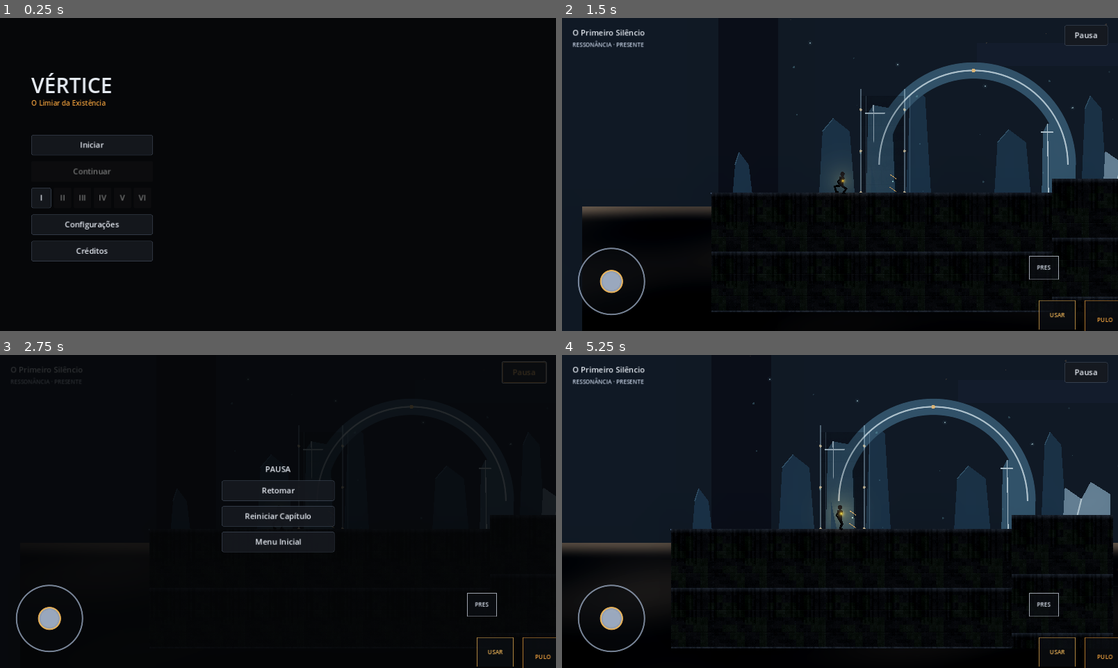
Above: before the commit, frames 1-4 (two rows, left to right).
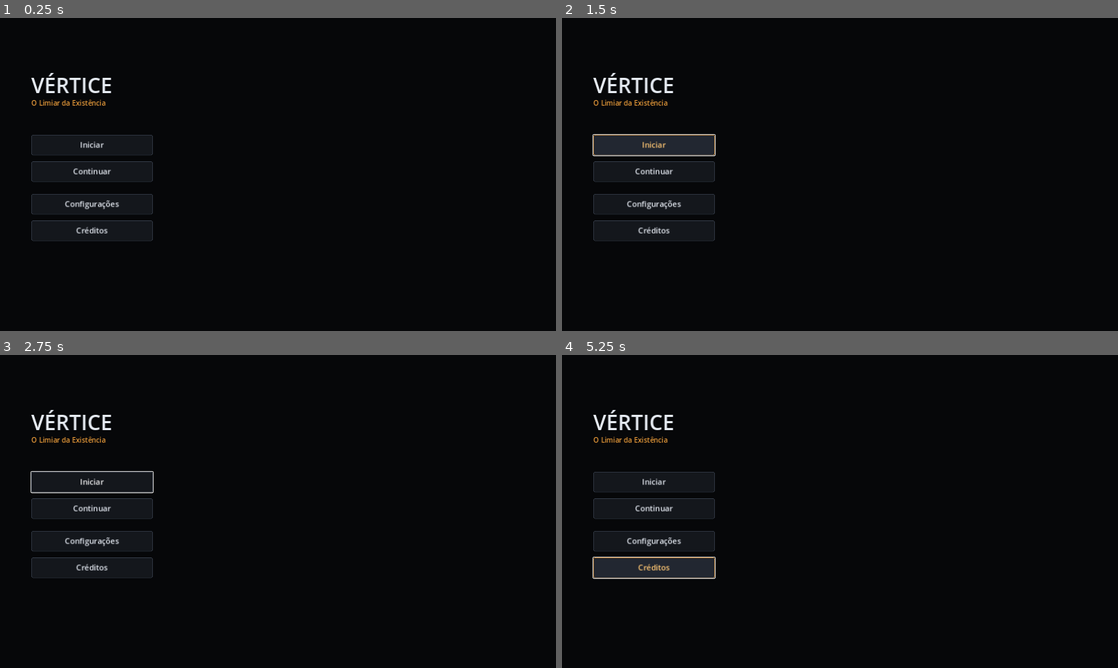
Above: after the commit, the same moments.

Repository: maguillah/VERTICE
Game: Godot game, scene res://scenes/main.tscn
Two runs of this game, one before a commit and one after it. Both use one fixed random seed, a clock stepped at 60 frames per second and the inputs below.
Inputs (mouse positions are in pixels of both pictures, inside the frame that each line leads up to):
- Up to frame 1 (0.25 s): no input
- Up to frame 2 (1.5 s): click "Iniciar" at 0.5 s; click (656, 143) at 1.25 s, where only the run after the commit has a clickable "Iniciar"
- Up to frame 3 (2.75 s): click (522, 373) at 2 s, where only the run before the commit has a clickable "Pausa"
- Up to frame 4 (5.25 s): click (840, 517) at 2.75 s, where only the run before the commit has a clickable "Reiniciar Capítulo"; drag from (612, 617) to (823, 458) at 3.52 s; click (656, 508) at 4.25 s, where only the run after the commit has a clickable "Continuar"; click (656, 567) at 5 s, where only the run after the commit has a clickable "Créditos"

The runs differ from the first frame. In frame 1, 1.0% of the frame differs, in the area x 5-28%, y 45-78%; in frame 2, 50%, in the area x 0-100%, y 0-100%; in frame 3, 3.4%; in frame 4, 49%.
Error after the commit: Parse Error: Used space character for indentation instead of tab as used before in the file. (res://scripts/save_manager.gd:90)

Commit message:
Preparar controles circulares e layout persistente

Diff:
--- a/VERTICE/scripts/save_manager.gd
+++ b/VERTICE/scripts/save_manager.gd
@@ -23,7 +23,15 @@
 	"master_volume": 0.85,
 	"muted": false,
 	"touch_sensitivity": 1.0,
-	"quality": 1
+	"quality": 1,
+    "touch_layout": {
+        "joystick": {"x": 0.19, "y": 0.78, "size": 180.0},
+        "jump": {"x": 0.83, "y": 0.77, "size": 110.0},
+        "interact": {"x": 0.70, "y": 0.87, "size": 84.0},
+        "present": {"x": 0.69, "y": 0.68, "size": 72.0},
+        "echo": {"x": 0.81, "y": 0.63, "size": 72.0},
+        "ruptura": {"x": 0.92, "y": 0.70, "size": 72.0}
+    }
 }
 
 func _ready() -> void:
@@ -79,6 +87,21 @@
 	data["quality"] = clampi(quality, 0, 2)
 	_write_file()
 
+func save_touch_layout(layout: Dictionary) -> void:
+    data["touch_layout"] = layout.duplicate(true)
+    _write_file()
+
+func reset_touch_layout() -> void:
+    data["touch_layout"] = {
+        "joystick": {"x": 0.19, "y": 0.78, "size": 180.0},
+        "jump": {"x": 0.83, "y": 0.77, "size": 110.0},
+        "interact": {"x": 0.70, "y": 0.87, "size": 84.0},
+        "present": {"x": 0.69, "y": 0.68, "size": 72.0},
+        "echo": {"x": 0.81, "y": 0.63, "size": 72.0},
+        "ruptura": {"x": 0.92, "y": 0.70, "size": 72.0}
+    }
+    _write_file()
+
 func reset_progress() -> void:
 	data["has_save"] = false
 	data["chapter_number"] = 1
--- a/VERTICE/scripts/touch_controls.gd
+++ b/VERTICE/scripts/touch_controls.gd
@@ -15,6 +15,23 @@
 @onready var btn_echo: TouchScreenButton = $ResonancePad/BtnEcho
 @onready var btn_ruptura: TouchScreenButton = $ResonancePad/BtnRuptura
 
+const DEFAULT_LAYOUT := {
+    "joystick": {"x": 0.19, "y": 0.78, "size": 180.0},
+    "jump": {"x": 0.83, "y": 0.77, "size": 110.0},
+    "interact": {"x": 0.70, "y": 0.87, "size": 84.0},
+    "present": {"x": 0.69, "y": 0.68, "size": 72.0},
+    "echo": {"x": 0.81, "y": 0.63, "size": 72.0},
+    "ruptura": {"x": 0.92, "y": 0.70, "size": 72.0}
+}
+
+const BUTTON_STYLES := {
+    "jump": {"label": "PULO", "color": Color(0.95, 0.64, 0.24, 1.0)},
+    "interact": {"label": "USAR", "color": Color(0.95, 0.72, 0.34, 1.0)},
+    "present": {"label": "PRES", "color": Color(0.86, 0.89, 0.94, 1.0)},
+    "echo": {"label": "ECO", "color": Color(0.95, 0.72, 0.34, 1.0)},
+    "ruptura": {"label": "RUPT", "color": Color(1.0, 0.56, 0.22, 1.0)}
+}
+
 func _ready() -> void:
     sensitivity = float(SaveManager.data.get("touch_sensitivity", 1.0))
     add_to_group("touch_controls")
@@ -22,28 +39,111 @@
     _joystick = Control.new()
     _joystick.name = "VirtualJoystick"
     _joystick.set_script(load("res://scripts/virtual_joystick.gd"))
-    _joystick.anchor_left = 0.0
-    _joystick.anchor_right = 0.0
-    _joystick.anchor_top = 1.0
-    _joystick.anchor_bottom = 1.0
-    _joystick.offset_left = 24.0
-    _joystick.offset_top = -204.0
-    _joystick.offset_right = 204.0
-    _joystick.offset_bottom = -24.0
     add_child(_joystick)
-    _joystick.connect("direction_changed", _on_joystick_changed)
+    _joystick.direction_changed.connect(_on_joystick_changed)
 
+    _prepare_button_parents()
     _setup_button_visuals()
+    apply_saved_layout()
+
     if not ResonanceSystem.state_unlocked.is_connected(_refresh_unlocks):
         ResonanceSystem.state_unlocked.connect(_refresh_unlocks)
     _refresh_unlocks(0)
 
+func _prepare_button_parents() -> void:
+    for path in ["RightPad", "ResonancePad"]:
+        var pad := get_node_or_null(path) as Control
+        if pad:
+            pad.anchor_left = 0.0
+            pad.anchor_top = 0.0
+            pad.anchor_right = 1.0
+            pad.anchor_bottom = 1.0
+            pad.offset_left = 0.0
+            pad.offset_top = 0.0
+            pad.offset_right = 0.0
+            pad.offset_bottom = 0.0
+
 func _setup_button_visuals() -> void:
-    _configure_touch_btn(btn_interact, Vector2(84, 68), "USAR", Color(0.95, 0.72, 0.34, 1.0), false)
-    _configure_touch_btn(btn_jump, Vector2(90, 90), "PULO", Color(0.95, 0.64, 0.24, 1.0), false)
-    _configure_touch_btn(btn_present, Vector2(68, 54), "PRES", Color(0.86, 0.89, 0.94, 1.0), false)
-    _configure_touch_btn(btn_echo, Vector2(68, 54), "ECO", Color(0.95, 0.72, 0.34, 1.0), false)
-    _configure_touch_btn(btn_ruptura, Vector2(68, 54), "RUPT", Color(1.0, 0.56, 0.22, 1.0), false)
+    _style_button(btn_jump, "jump", 110.0)
+    _style_button(btn_interact, "interact", 84.0)
+    _style_button(btn_present, "present", 72.0)
+    _style_button(btn_echo, "echo", 72.0)
+    _style_button(btn_ruptura, "ruptura", 72.0)
+
+func _style_button(btn: TouchScreenButton, key: String, button_size: float) -> void:
+    if btn == null:
+        return
+    var style: Dictionary = BUTTON_STYLES[key]
+    var accent: Color = style["color"]
+    var shape := CircleShape2D.new()
+    shape.radius = button_size * 0.5
+    btn.shape = shape
+    btn.shape_centered = true
+    btn.passby_press = false
+    btn.texture_normal = _build_button_texture(int(button_size), accent)
+
+    var label := btn.get_node_or_null("ControlLabel") as Label
+    if label == null:
+        label = Label.new()
+        label.name = "ControlLabel"
+        btn.add_child(label)
+    label.text = str(style["label"])
+    label.position = Vector2(-button_size * 0.5, -button_size * 0.5)
+    label.size = Vector2(button_size, button_size)
+    label.horizontal_alignment = HORIZONTAL_ALIGNMENT_CENTER
+    label.vertical_alignment = VERTICAL_ALIGNMENT_CENTER
+    label.add_theme_font_size_override("font_size", maxi(10, int(button_size * 0.15)))
+    label.add_theme_color_override("font_color", accent)
+    label.mouse_filter = Control.MOUSE_FILTER_IGNORE
+
+func _build_button_texture(size_px: int, accent: Color) -> ImageTexture:
+    var side := maxi(32, size_px)
+    var img := Image.create(side, side, false, Image.FORMAT_RGBA8)
+    var center := Vector2(side * 0.5, side * 0.5)
+    var radius := side * 0.48
+    for y in range(side):
+        for x in range(side):
+            var distance := Vector2(x + 0.5, y + 0.5).distance_to(center)
+            if distance <= radius:
+                if distance >= radius - 3.0:
+                    img.set_pixel(x, y, Color(accent.r, accent.g, accent.b, 0.88))
+                else:
+                    img.set_pixel(x, y, Color(0.035, 0.045, 0.065, 0.82))
+    return ImageTexture.create_from_image(img)
+
+func apply_saved_layout() -> void:
+    var viewport_size := get_viewport().get_visible_rect().size
+    if viewport_size.x <= 0.0 or viewport_size.y <= 0.0:
+        return
+
+    var layout: Dictionary = SaveManager.data.get("touch_layout", DEFAULT_LAYOUT)
+    var joystick_data: Dictionary = layout.get("joystick", DEFAULT_LAYOUT["joystick"])
+    var joystick_size := clampf(float(joystick_data.get("size", 180.0)), 120.0, 260.0)
+    _joystick.anchor_left = 0.0
+    _joystick.anchor_top = 0.0
+    _joystick.anchor_right = 0.0
+    _joystick.anchor_bottom = 0.0
+    _joystick.size = Vector2(joystick_size, joystick_size)
+    _joystick.position = Vector2(
+        viewport_size.x * float(joystick_data.get("x", 0.19)) - joystick_size * 0.5,
+        viewport_size.y * float(joystick_data.get("y", 0.78)) - joystick_size * 0.5
+    )
+
+    _apply_button_layout(btn_jump, "jump", layout, viewport_size)
+    _apply_button_layout(btn_interact, "interact", layout, viewport_size)
+    _apply_button_layout(btn_present, "present", layout, viewport_size)
+    _apply_button_layout(btn_echo, "echo", layout, viewport_size)
+    _apply_button_layout(btn_ruptura, "ruptura", layout, viewport_size)
+
+func _apply_button_layout(btn: TouchScreenButton, key: String, layout: Dictionary, viewport_size: Vector2) -> void:
+    if btn == null:
+        return
+    var item: Dictionary = layout.get(key, DEFAULT_LAYOUT[key])
+    var x := clampf(float(item.get("x", DEFAULT_LAYOUT[key]["x"])), 0.05, 0.98)
+    var y := clampf(float(item.get("y", DEFAULT_LAYOUT[key]["y"])), 0.08, 0.96)
+    var button_size := clampf(float(item.get("size", DEFAULT_LAYOUT[key]["size"])), 48.0, 150.0)
+    btn.position = Vector2(viewport_size.x * x, viewport_size.y * y)
+    _style_button(btn, key, button_size)
 
 func _on_joystick_changed(direction: Vector2, active: bool) -> void:
     horizontal_axis = direction.x
@@ -53,36 +153,6 @@
     is_running = active and strength >= 0.72
     slide_requested = is_running and direction.y >= 0.56
 
-func _configure_touch_btn(btn: TouchScreenButton, btn_size: Vector2, label_text: String, accent: Color, passby: bool) -> void:
-    if btn == null:
-        return
-    var shape := RectangleShape2D.new()
-    shape.size = btn_size
-    btn.shape = shape
-    btn.shape_centered = true
-    btn.passby_press = passby
-    btn.texture_normal = _build_button_texture(int(btn_size.x), int(btn_size.y), accent)
-
-    var lbl := Label.new()
-    lbl.text = label_text
-    lbl.size = btn_size
-    lbl.position = Vector2.ZERO
-    lbl.horizontal_alignment = HORIZONTAL_ALIGNMENT_CENTER
-    lbl.vertical_alignment = VERTICAL_ALIGNMENT_CENTER
-    lbl.add_theme_font_size_override("font_size", 13)
-    lbl.add_theme_color_override("font_color", accent)
-    btn.add_child(lbl)
-
-func _build_button_texture(w: int, h: int, border_col: Color) -> ImageTexture:
-    var img := Image.create(w, h, false, Image.FORMAT_RGBA8)
-    var bg := Color(0.05, 0.06, 0.08, 0.68)
-    var edge := Color(border_col.r, border_col.g, border_col.b, 0.72)
-    for y in range(h):
-        for x in range(w):
-            var is_border := x == 0 or y == 0 or x == w - 1 or y == h - 1
-            img.set_pixel(x, y, edge if is_border else bg)
-    return ImageTexture.create_from_image(img)
-
 func _refresh_unlocks(_id: int) -> void:
     if btn_echo:
         btn_echo.visible = ResonanceSystem.unlocked_echo
--- a/VERTICE/scripts/virtual_joystick.gd
+++ b/VERTICE/scripts/virtual_joystick.gd
@@ -4,13 +4,18 @@
 
 var direction := Vector2.ZERO
 var _finger := -1
+
 const DEADZONE := 0.12
-const RADIUS := 76.0
-const KNOB_RADIUS := 25.0
 
 func _ready() -> void:
     mouse_filter = Control.MOUSE_FILTER_STOP
     queue_redraw()
+
+func _radius() -> float:
+    return minf(size.x, size.y) * 0.42
+
+func _knob_radius() -> float:
+    return _radius() * 0.33
 
 func _gui_input(event: InputEvent) -> void:
     if event is InputEventScreenTouch:
@@ -28,11 +33,12 @@
 
 func _update_direction(position: Vector2) -> void:
     var offset := position - size * 0.5
+    var radius := maxf(1.0, _radius())
     var distance := offset.length()
-    if distance <= RADIUS * DEADZONE:
+    if distance <= radius * DEADZONE:
         direction = Vector2.ZERO
     else:
-        var strength := clampf(distance / RADIUS, 0.0, 1.0)
+        var strength := clampf(distance / radius, 0.0, 1.0)
         strength = (strength - DEADZONE) / (1.0 - DEADZONE)
         direction = offset.normalized() * strength
     direction_changed.emit(direction, direction.length() > 0.01)
@@ -45,9 +51,11 @@
 
 func _draw() -> void:
     var center := size * 0.5
-    draw_circle(center, RADIUS, Color(0.035, 0.045, 0.06, 0.48))
-    draw_arc(center, RADIUS, 0.0, TAU, 64, Color(0.78, 0.86, 0.98, 0.58), 2.0, true)
-    draw_circle(center, 20.0, Color(0.65, 0.72, 0.82, 0.18))
-    var knob := center + direction * (RADIUS - KNOB_RADIUS)
-    draw_circle(knob, KNOB_RADIUS, Color(0.78, 0.85, 0.96, 0.72))
-    draw_arc(knob, KNOB_RADIUS, 0.0, TAU, 40, Color(0.95, 0.72, 0.34, 0.9), 2.0, true)
+    var radius := _radius()
+    var knob_radius := _knob_radius()
+    draw_circle(center, radius, Color(0.035, 0.045, 0.06, 0.48))
+    draw_arc(center, radius, 0.0, TAU, 64, Color(0.78, 0.86, 0.98, 0.58), 2.0, true)
+    draw_circle(center, radius * 0.26, Color(0.65, 0.72, 0.82, 0.18))
+    var knob := center + direction * (radius - knob_radius)
+    draw_circle(knob, knob_radius, Color(0.78, 0.85, 0.96, 0.72))
+    draw_arc(knob, knob_radius, 0.0, TAU, 40, Color(0.95, 0.72, 0.34, 0.9), 2.0, true)
